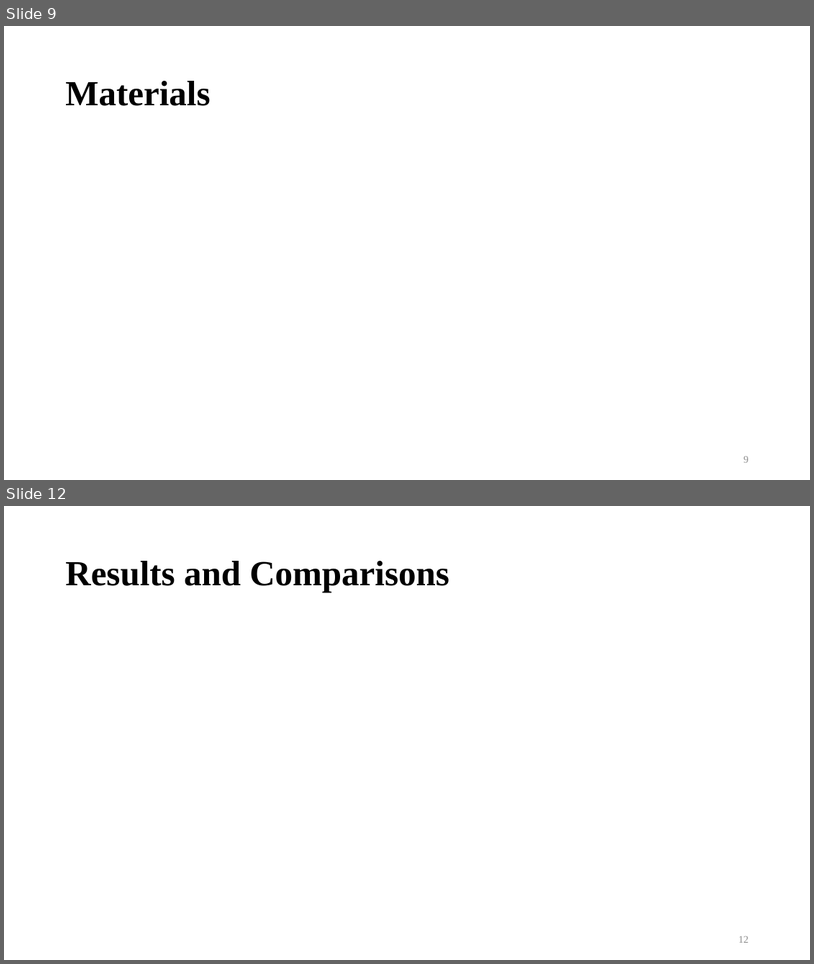
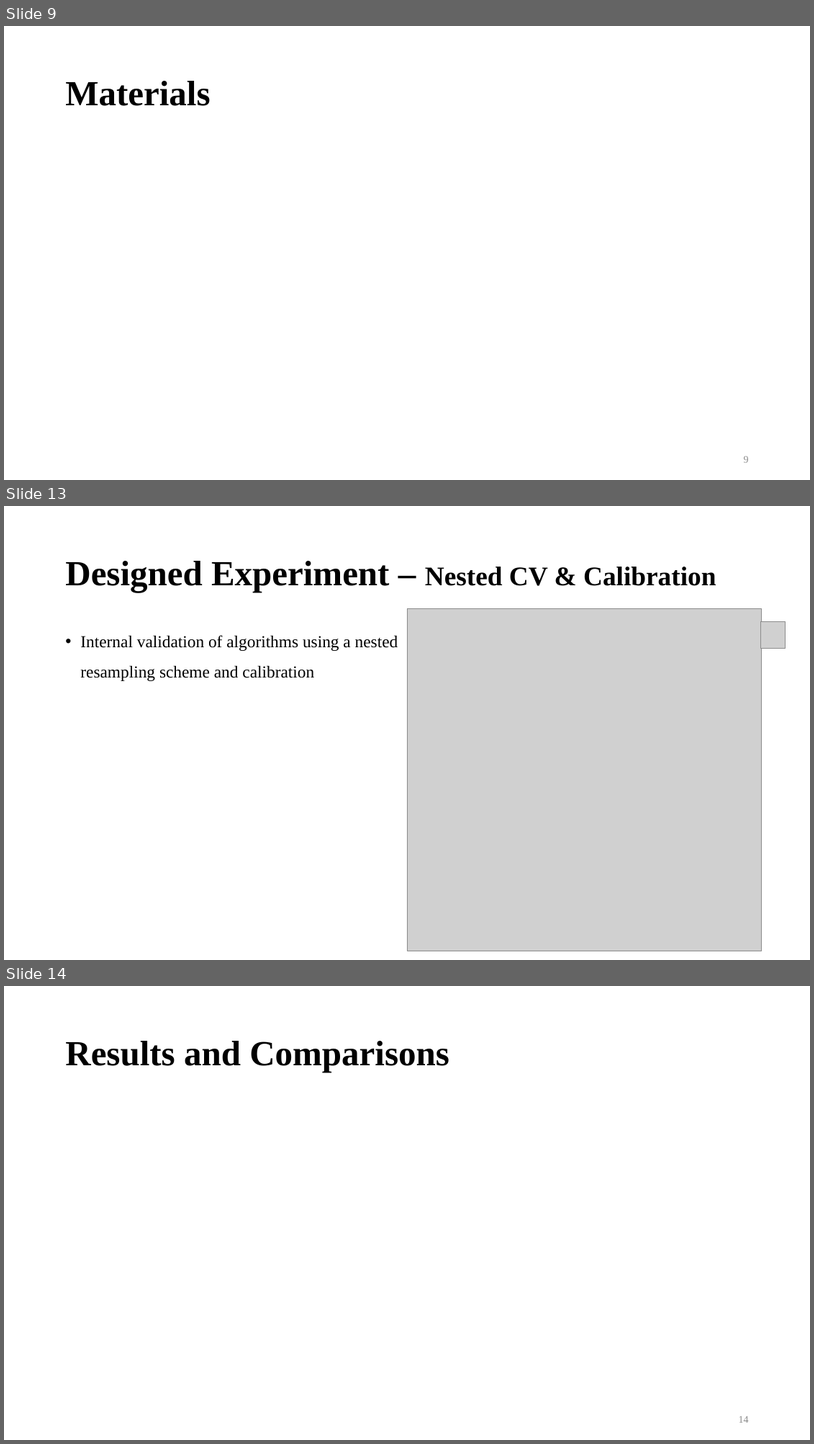
Before and after one commit to bernie6401/NTU_ML, a slide deck: Final Project/Final Paper/HO-Machine learning workflows.pptx. Shown one above the other, each under a label of ours: slides 9 and 12 before the commit, slides 9, 13 and 14 after it; the slides between them are not shown. The pictures are 814x964 and 814x1444 pixels, drawn with LibreOffice and Linux fonts; fonts in the diff are those of the drawing; grey boxes stand for pictures; background and template pictures are left out. Boxes give left, top, right and bottom in pixels: in the first picture for what was removed or moved away, otherwise in the second. Text is boxed around its words. In the diff, an @@ line names an element or a change of style, - is before the commit and + after.

```diff
--- a/Final Project/Final Paper/HO-Machine learning workflows.pptx
+++ b/Final Project/Final Paper/HO-Machine learning workflows.pptx
@@ slide 13 added at [4,506,810,960], background #FFFFFF @@
@@ title added at [65,561,717,592], 32 pt, text #000000, bold @@
+Designed Experiment – Nested CV & Calibration
@@ picture added at [407,609,763,951] @@
@@ text added at [80,635,399,681], 20 pt, text #000000 @@
+• Internal validation of algorithms using a nested resampling scheme and calibration
@@ picture added at [761,622,786,649] @@
@@ page number added at [574,926,756,951], 12 pt, text #8C8C8C @@
+13
@@ what was slide 12 is now slide 14 @@
@@ page number at [739,1416,749,1422]: text changed @@
-12
+14
```
Also in this commit, not shown: 1 slide changed, 1 other slide added, 2 other files.
